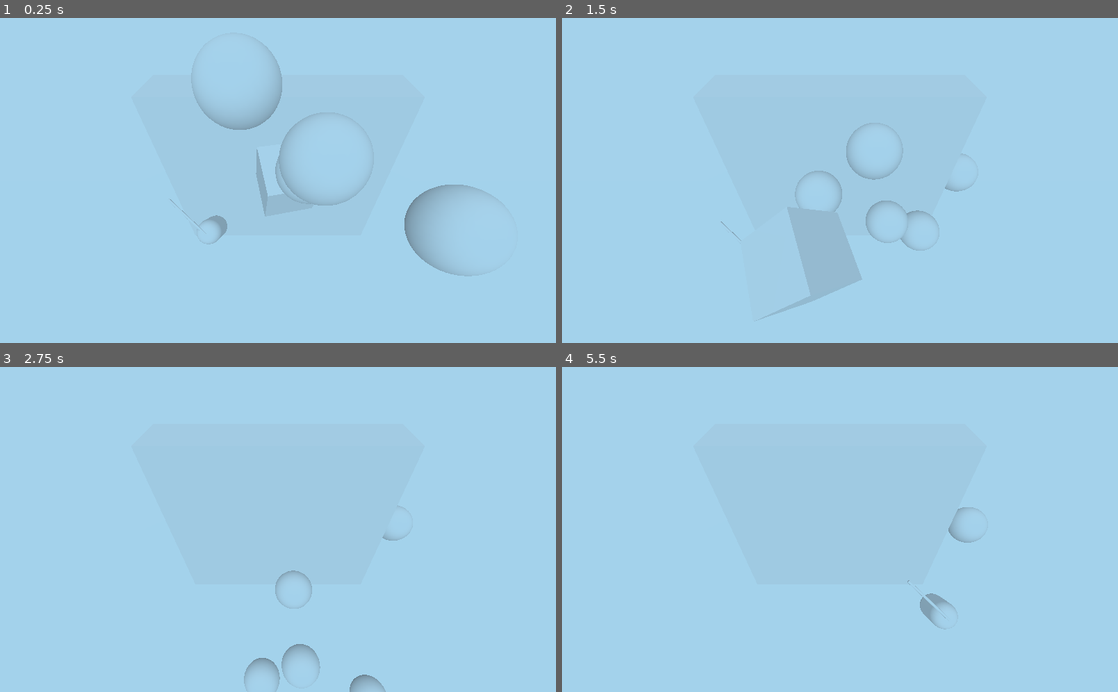
Above: before the commit, frames 1-4 (two rows, left to right).
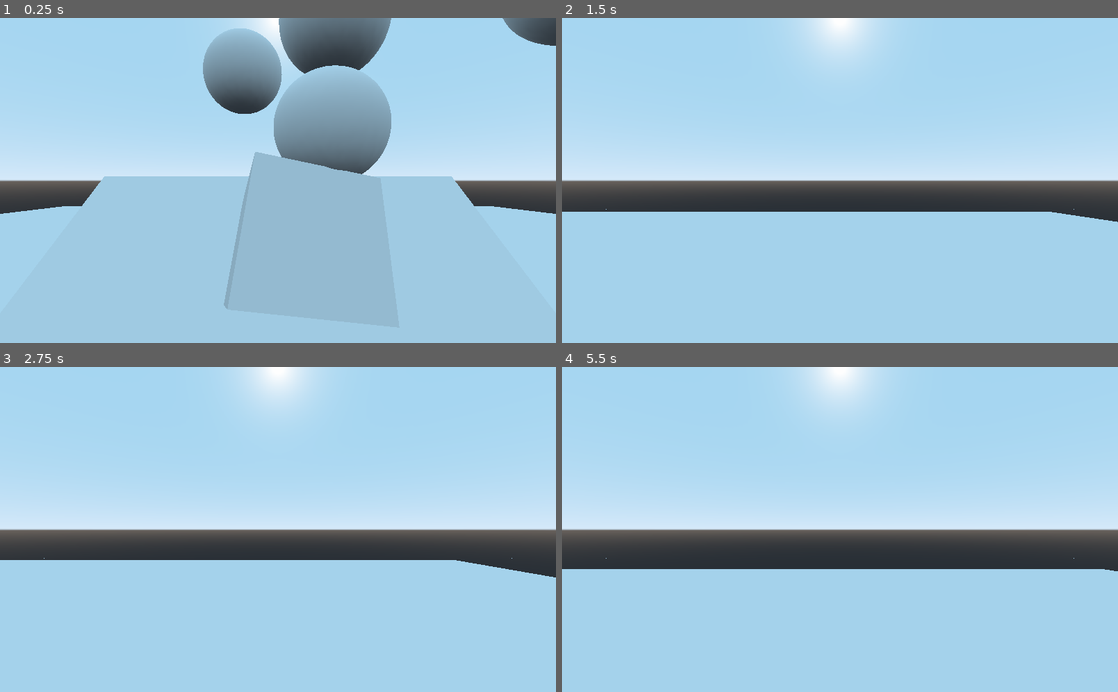
Above: after the commit, the same moments.

Repository: Gamepro5/Gamepro5s_Game
Game: Godot game, scene res://Level.tscn
Two runs of this game, one before a commit and one after it. Both use one fixed random seed, a clock stepped at 60 frames per second and the inputs below. The project has no main scene, so this scene is started directly.
Inputs:
- Up to frame 1 (0.25 s): no input
- Up to frame 2 (1.5 s): hold D (move_right) 0.53-1.28 s; hold W (move_front) 0.53-1.28 s; hold S (move_back) from 1.28 s (still down); tap W (move_front) at 1.35 s
- Up to frame 3 (2.75 s): release S (move_back) at 2.03 s; hold D (move_right) from 2.03 s (still down); hold W (move_front) from 2.03 s (still down)
- Up to frame 4 (5.5 s): release W (move_front) at 2.78 s; tap W (move_front) at 2.85, 4.35 s; release D (move_right) at 3.53 s; hold W (move_front) 3.53-4.28 s; hold A (move_left) 3.53-5.03 s; hold S (move_back) from 5.03 s (still down); hold W (move_front) from 5.03 s (still down)

The runs differ from the first frame. In frame 1, 32% of the frame differs, in the area x 0-100%, y 0-96%; in frame 2, 25%; in frame 3, 23%; in frame 4, 25%.

Commit message:
Relative Motion Trig

Diff:
--- a/Level.tscn
+++ b/Level.tscn
@@ -103,15 +103,14 @@
 material/0 = null
 
 [node name="Player" parent="." instance=ExtResource( 1 )]
-transform = Transform( 0.685501, -0.728072, -1.18618e-07, 0, -1.62921e-07, 1, -0.728072, -0.685501, -1.11682e-07, -2.8, 2.15553, 2.08908 )
+transform = Transform( 1, 0, 0, 0, 1, 0, 0, 0, 1, 0, 3.12015, 3.86386 )
 script = ExtResource( 2 )
 
 [node name="Camera" type="Camera" parent="."]
-transform = Transform( 0.582703, 0.372208, -0.722439, -0.0190069, 0.894952, 0.445758, 0.812463, -0.246013, 0.528565, -9.8056, 5.638, 6.9593 )
+transform = Transform( 0.582703, 0.372208, -0.722439, -0.0190069, 0.894952, 0.445758, 0.812463, -0.246013, 0.528566, -9.8056, 5.638, 6.9593 )
 
-[node name="Camera2" type="Camera" parent="."]
+[node name="Bird\'s Eye View" type="Camera" parent="."]
 transform = Transform( 1, 0, 0, 0, -1.62921e-07, 1, 0, -1, -1.62921e-07, 0, 12.1467, 0 )
-current = true
 
 [node name="RigidBody" type="RigidBody" parent="."]
 transform = Transform( 0.288762, -0.0396695, 0.956579, 0.41029, -0.897617, -0.161079, 0.865031, 0.438988, -0.242922, 0.492693, 2.36799, -1.31697 )
--- a/Player.gd
+++ b/Player.gd
@@ -7,7 +7,6 @@
 var midAir = false;
 
 func _ready():
-	print(1-1-1);
 	pass
 
 
@@ -30,28 +29,24 @@
 
 	if Input.is_action_pressed("move_front"):
 		#velocity.z = velocity.z - 1;
-		velocity.x += sin(deg2rad(rotation_degrees.y)) #* acceleration;
-		velocity.z += cos(deg2rad(rotation_degrees.y)) #* acceleration;
+		velocity.x -= sin(rotation.y) #* acceleration;
+		velocity.z -= cos(rotation.y) #* acceleration;
 	if Input.is_action_pressed("move_left"):
 		#velocity.x = velocity.x - 1;
-		velocity.x += cos(deg2rad(rotation_degrees.y)) #* acceleration;
-		velocity.z -= sin(deg2rad(rotation_degrees.y)) #* acceleration;
+		velocity.x -= cos(rotation.y) #* acceleration;
+		velocity.z += sin(rotation.y) #* acceleration;
+	if Input.is_action_pressed("move_back"):
+		#velocity.x = velocity.x + 1;
+		velocity.x += sin(rotation.y) #* acceleration;
+		velocity.z += cos(rotation.y) #* acceleration;
 	if Input.is_action_pressed("move_right"):
-		#velocity.x = velocity.x + 1;
-		velocity.x -= sin(deg2rad(rotation_degrees.y)) #* acceleration;
-		velocity.z -= cos(deg2rad(rotation_degrees.y)) #* acceleration;
-	if Input.is_action_pressed("move_back"):
 		#velocity.z = velocity.z + 1;
-		velocity.x -= cos(deg2rad(rotation_degrees.y)) #* acceleration;
-		velocity.z += sin(deg2rad(rotation_degrees.y)) #* acceleration;
+		velocity.x += cos(rotation.y) #* acceleration;
+		velocity.z -= sin(rotation.y) #* acceleration;
+	if Input.is_action_pressed("turn_right"):
+		rotate(Vector3.UP, -0.1)
 	if Input.is_action_pressed("turn_left"):
-		print("before turning left: %s" % rotation_degrees.y)
-		rotation_degrees.y = rotation_degrees.y - 0.001
-		print("after turning left: %s" % rotation_degrees.y)
-	if Input.is_action_pressed("turn_right"):
-		print("before turning right: %s" % rotation_degrees.y)
-		rotation_degrees.y = rotation_degrees.y + 0.001
-		print("after turning right: %s" % rotation_degrees.y)
+		rotate(Vector3.UP, 0.1)
 	move_and_slide(velocity)
 	#print(velocity)
 
--- a/Player.tscn
+++ b/Player.tscn
@@ -11,19 +11,23 @@
 radius = 0.5
 
 [node name="KinematicBody" type="KinematicBody"]
+
+[node name="Model" type="Spatial" parent="."]
 transform = Transform( 1, 0, 0, 0, -1.62921e-07, 1, 0, -1, -1.62921e-07, 0, 0, 0 )
 
-[node name="MeshInstance" type="MeshInstance" parent="."]
+[node name="MeshInstance" type="MeshInstance" parent="Model"]
 mesh = SubResource( 1 )
 material/0 = null
 
-[node name="MeshInstance2" type="MeshInstance" parent="."]
+[node name="MeshInstance2" type="MeshInstance" parent="Model"]
 transform = Transform( 1, 0, 0, 0, 1, 0, 0, 0, 1, 0, 1, 1 )
 mesh = SubResource( 2 )
 material/0 = null
 
 [node name="CollisionShape" type="CollisionShape" parent="."]
+transform = Transform( 1, 0, 0, 0, -1.62921e-07, 1, 0, -1, -1.62921e-07, 0, 0, 0 )
 shape = SubResource( 3 )
 
 [node name="Camera" type="Camera" parent="."]
-transform = Transform( 1, 0, 0, 0, -1.62921e-07, -1, 0, 1, -1.62921e-07, 0, 0, 1 )
+transform = Transform( 1, 0, 0, 0, 1, 0, 0, 0, 1, 0, 1, 0 )
+current = true
